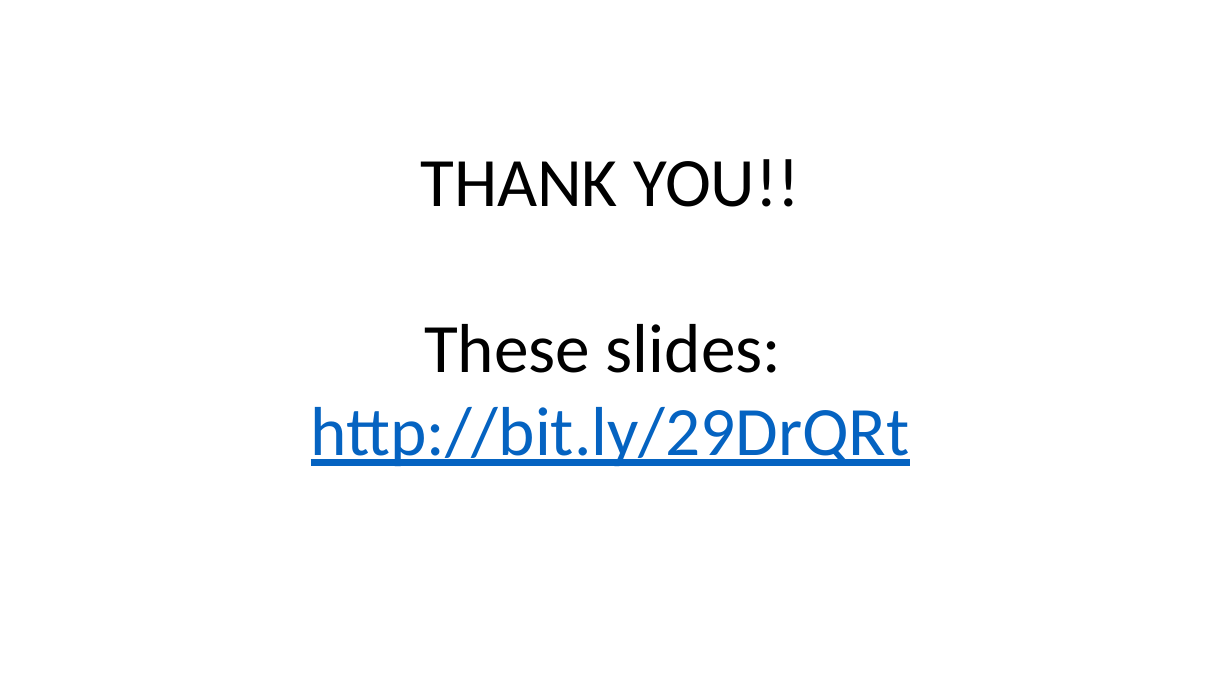
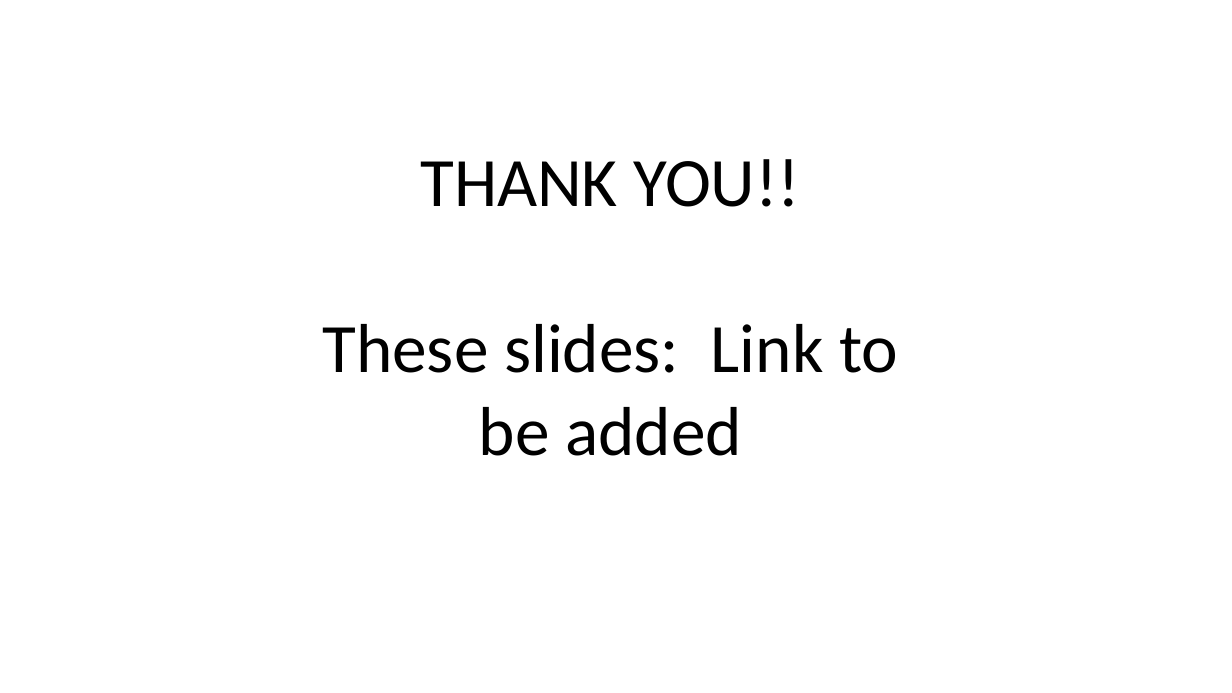
Before and after one commit to silasbergen/IASE, a slide deck: slide 28 of Presentation.pptx. Drawn at 1232x693 pixels with LibreOffice and Linux fonts; fonts in the diff are those of the drawing. Boxes give left, top, right and bottom in pixels: in the first picture for what was removed or moved away, otherwise in the second. Text is boxed around its words. In the diff, an @@ line names an element or a change of style, - is before the commit and + after.

Commit message:
Revision to slides

```diff
--- a/Presentation.pptx
+++ b/Presentation.pptx
@@ text at <box>322,324,898,456</box>: text changed; text colour #0563C1 to #000000 @@
-These slides: http://bit.ly/29DrQRt
+These slides: Link to be added
```
